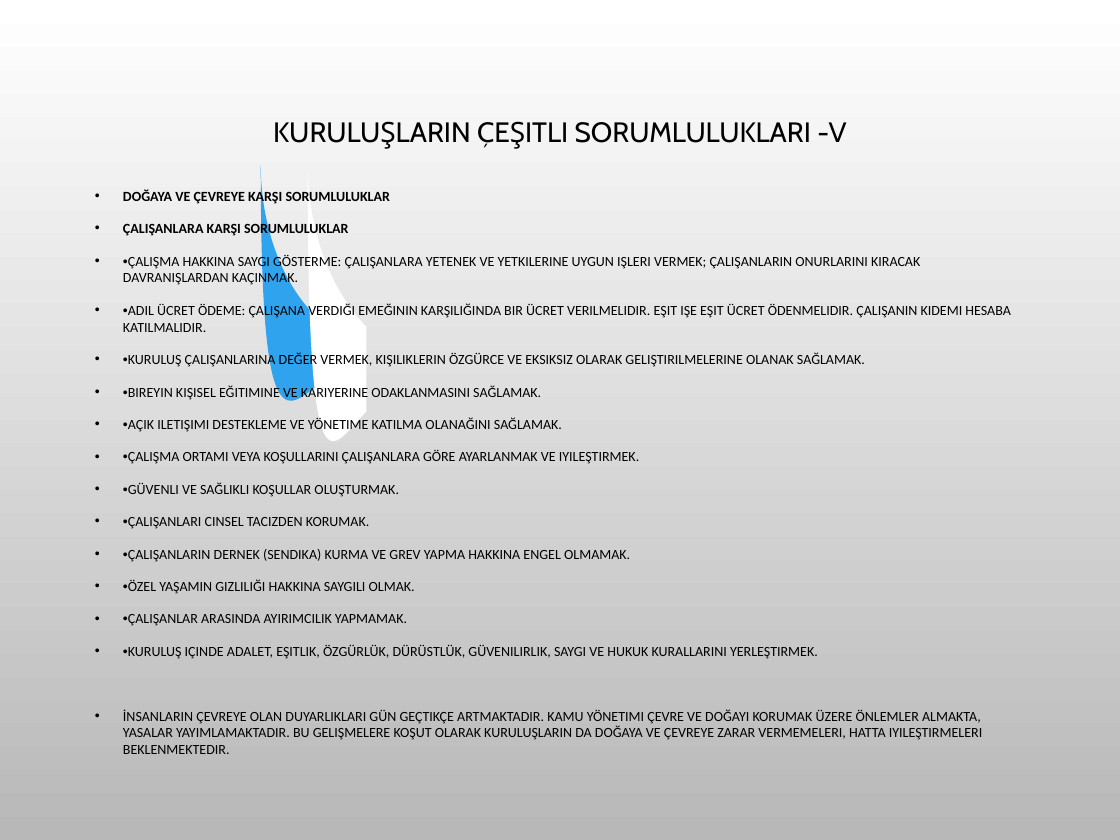
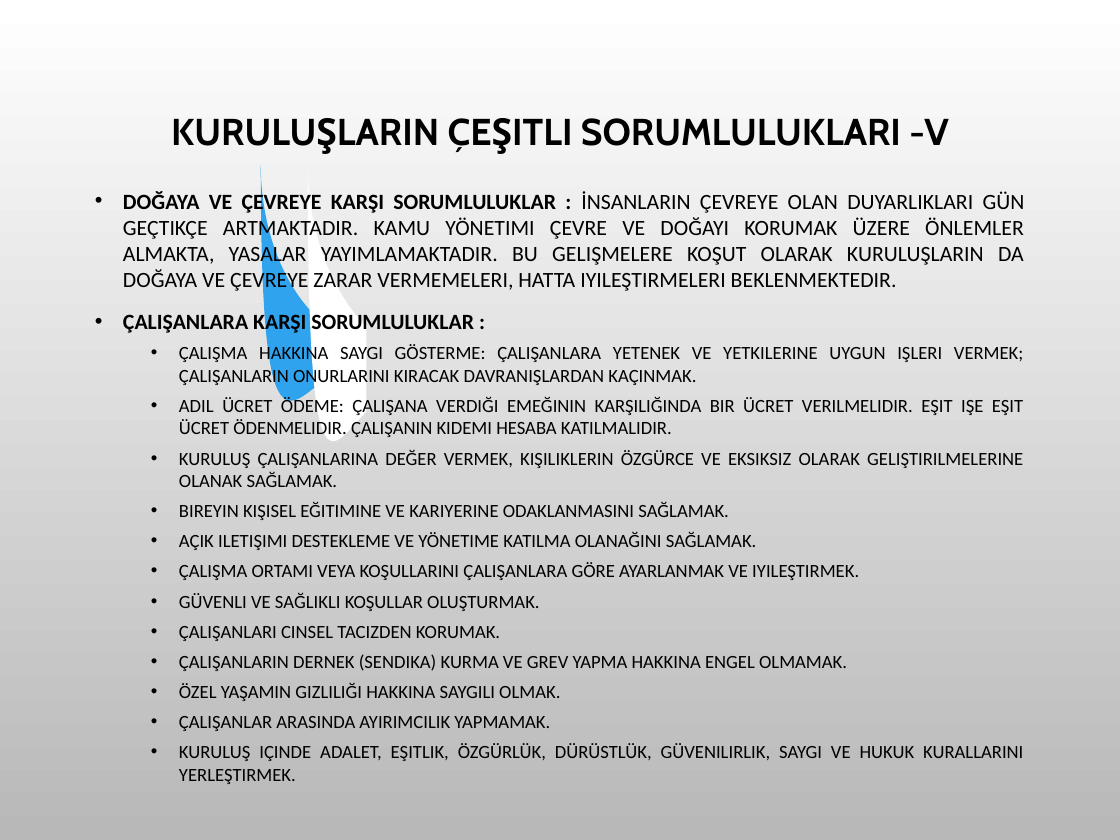
Before and after one commit to SevdanurGENC/20-21-Lecture-Notes, a slide deck: slide 20 of Bilişim Etiği ve Hukuku/9. Bolum - Meslek Etigi.ppt. Drawn at 1120x840 pixels with LibreOffice and Linux fonts; fonts in the diff are those of the drawing; background and template pictures are left out. Boxes give left, top, right and bottom in pixels: in the first picture for what was removed or moved away, otherwise in the second. Text is boxed around its words. In the diff, an @@ line names an element or a change of style, - is before the commit and + after.

```diff
--- a/Bilişim Etiği ve Hukuku/9. Bolum - Meslek Etigi.ppt
+++ b/Bilişim Etiği ve Hukuku/9. Bolum - Meslek Etigi.ppt
@@ title "KURULUŞLARIN ÇEŞITLI SORUMLULUKLARI -V" at [581, 118, 948, 146]: size 18 to 24 pt, bold on @@
@@ text at [123, 190, 1025, 784]: text changed; size 9 to 12 pt @@
-• DOĞAYA VE ÇEVREYE KARŞI SORUMLULUKLAR
-• ÇALIŞANLARA KARŞI SORUMLULUKLAR
-• •ÇALIŞMA HAKKINA SAYGI GÖSTERME: ÇALIŞANLARA YETENEK VE YETKILERINE UYGUN IŞLERI VERMEK; ÇALIŞANLARIN ONURLARINI KIRACAK DAVRANIŞLARDAN KAÇINMAK.
-• •ADIL ÜCRET ÖDEME: ÇALIŞANA VERDIĞI EMEĞININ KARŞILIĞINDA BIR ÜCRET VERILMELIDIR. EŞIT IŞE EŞIT ÜCRET ÖDENMELIDIR. ÇALIŞANIN KIDEMI HESABA KATILMALIDIR.
-• •KURULUŞ ÇALIŞANLARINA DEĞER VERMEK, KIŞILIKLERIN ÖZGÜRCE VE EKSIKSIZ OLARAK GELIŞTIRILMELERINE OLANAK SAĞLAMAK.
-• •BIREYIN KIŞISEL EĞITIMINE VE KARIYERINE ODAKLANMASINI SAĞLAMAK.
-• •AÇIK ILETIŞIMI DESTEKLEME VE YÖNETIME KATILMA OLANAĞINI SAĞLAMAK.
-• •ÇALIŞMA ORTAMI VEYA KOŞULLARINI ÇALIŞANLARA GÖRE AYARLANMAK VE IYILEŞTIRMEK.
-• •GÜVENLI VE SAĞLIKLI KOŞULLAR OLUŞTURMAK.
-• •ÇALIŞANLARI CINSEL TACIZDEN KORUMAK.
-• •ÇALIŞANLARIN DERNEK (SENDIKA) KURMA VE GREV YAPMA HAKKINA ENGEL OLMAMAK.
-• •ÖZEL YAŞAMIN GIZLILIĞI HAKKINA SAYGILI OLMAK.
-• •ÇALIŞANLAR ARASINDA AYIRIMCILIK YAPMAMAK.
-• •KURULUŞ IÇINDE ADALET, EŞITLIK, ÖZGÜRLÜK, DÜRÜSTLÜK, GÜVENILIRLIK, SAYGI VE HUKUK KURALLARINI YERLEŞTIRMEK.
-• İNSANLARIN ÇEVREYE OLAN DUYARLIKLARI GÜN GEÇTIKÇE ARTMAKTADIR. KAMU YÖNETIMI ÇEVRE VE DOĞAYI KORUMAK ÜZERE ÖNLEMLER ALMAKTA, YASALAR YAYIMLAMAKTADIR. BU GELIŞMELERE KOŞUT OLARAK KURULUŞLARIN DA DOĞAYA VE ÇEVREYE ZARAR VERMEMELERI, HATTA IYILEŞTIRMELERI BEKLENMEKTEDIR.
+• DOĞAYA VE ÇEVREYE KARŞI SORUMLULUKLAR : İNSANLARIN ÇEVREYE OLAN DUYARLIKLARI GÜN GEÇTIKÇE ARTMAKTADIR. KAMU YÖNETIMI ÇEVRE VE DOĞAYI KORUMAK ÜZERE ÖNLEMLER ALMAKTA, YASALAR YAYIMLAMAKTADIR. BU GELIŞMELERE KOŞUT OLARAK KURULUŞLARIN DA DOĞAYA VE ÇEVREYE ZARAR VERMEMELERI, HATTA IYILEŞTIRMELERI BEKLENMEKTEDIR.
+• ÇALIŞANLARA KARŞI SORUMLULUKLAR :
+  • ÇALIŞMA HAKKINA SAYGI GÖSTERME: ÇALIŞANLARA YETENEK VE YETKILERINE UYGUN IŞLERI VERMEK; ÇALIŞANLARIN ONURLARINI KIRACAK DAVRANIŞLARDAN KAÇINMAK.
+  • ADIL ÜCRET ÖDEME: ÇALIŞANA VERDIĞI EMEĞININ KARŞILIĞINDA BIR ÜCRET VERILMELIDIR. EŞIT IŞE EŞIT ÜCRET ÖDENMELIDIR. ÇALIŞANIN KIDEMI HESABA KATILMALIDIR.
+  • KURULUŞ ÇALIŞANLARINA DEĞER VERMEK, KIŞILIKLERIN ÖZGÜRCE VE EKSIKSIZ OLARAK GELIŞTIRILMELERINE OLANAK SAĞLAMAK.
+  • BIREYIN KIŞISEL EĞITIMINE VE KARIYERINE ODAKLANMASINI SAĞLAMAK.
+  • AÇIK ILETIŞIMI DESTEKLEME VE YÖNETIME KATILMA OLANAĞINI SAĞLAMAK.
+  • ÇALIŞMA ORTAMI VEYA KOŞULLARINI ÇALIŞANLARA GÖRE AYARLANMAK VE IYILEŞTIRMEK.
+  • GÜVENLI VE SAĞLIKLI KOŞULLAR OLUŞTURMAK.
+  • ÇALIŞANLARI CINSEL TACIZDEN KORUMAK.
+  • ÇALIŞANLARIN DERNEK (SENDIKA) KURMA VE GREV YAPMA HAKKINA ENGEL OLMAMAK.
+  • ÖZEL YAŞAMIN GIZLILIĞI HAKKINA SAYGILI OLMAK.
+  • ÇALIŞANLAR ARASINDA AYIRIMCILIK YAPMAMAK.
+  • KURULUŞ IÇINDE ADALET, EŞITLIK, ÖZGÜRLÜK, DÜRÜSTLÜK, GÜVENILIRLIK, SAYGI VE HUKUK KURALLARINI YERLEŞTIRMEK.
```
Also in this commit, not shown: 30 other slides changed, 9 other files.
